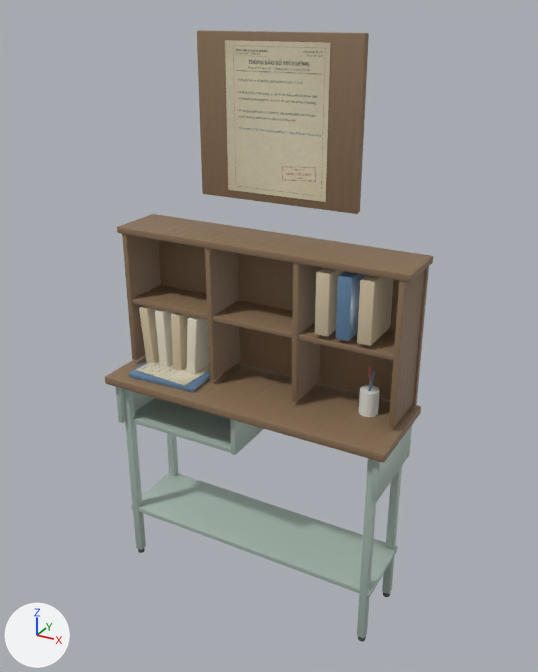
The FBX model Prototype/Assets/CTCC/Art/Meshes/CTCC_PROP_NursingFilingDesk.fbx as it was, and as the next commit left it.
Before and after are seen from a 50 mm lens placed at (1.27, -2.22, 2.24), pointed at (0.04, 0.02, 1.12). Every picture has the same lights, and +X, +Y and +Z are marked at lower left. The first picture is the older version. Objects named as collision shapes, trigger or cutter boxes, shadow casters or lower levels of detail are left out.

Names of what the first picture shows: 'CTCC_PROP_NursingFilingDesk_LOD0'.
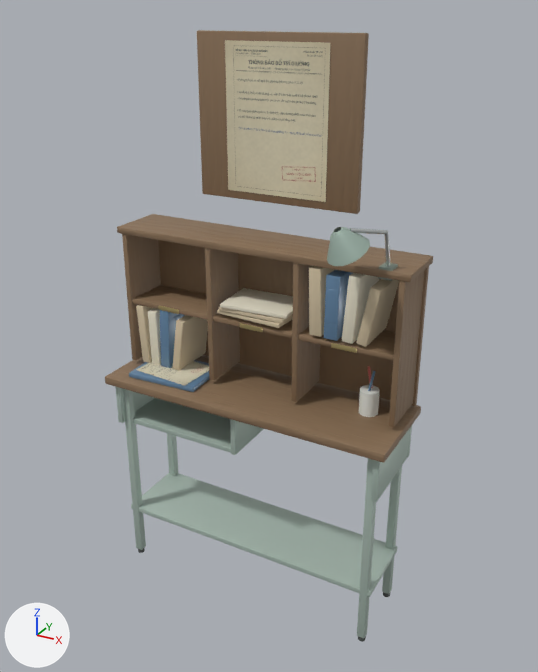
Where the change shows, as pixel boxes (x1, y1, x2, y2) in the pictures (538 x 672 px; the box of a moved part takes in the faces that stretch with it):
part 1 of me_cone, added
    after: (331, 343, 357, 353)
part 2 of me_cone, added
    after: (217, 309, 292, 328)
part 3 of me_cone, added
    after: (219, 306, 293, 324)
part 4 of me_cone, added
    after: (220, 288, 293, 319)
part 5 of me_cone, added (beige)
    after: (309, 266, 334, 337)
part 6 of me_cone, added (pale yellow)
    after: (342, 273, 379, 344)
part 7 of me_cone, added
    after: (378, 262, 398, 281)
part 8 of me_cone, added
    after: (327, 227, 370, 266)
part 9 of me_cone, added
    after: (350, 228, 391, 266)
part 10 of me_cone, moved or reshaped
    before: (155, 268, 394, 371)
    after: (148, 270, 399, 371)
part 11 of me_cone, surface changed
    both: (134, 240, 405, 387)
part 12 of me_cone, recoloured
    before: (139, 306, 159, 364)
    after: (158, 305, 179, 314)
part 13 of me_cone, recoloured
    before: (186, 316, 209, 374)
    after: (136, 305, 153, 363)
part 14 of me_cone, recoloured
    before: (156, 309, 168, 367)
    after: (241, 323, 262, 328)

Patch to the scene script:
```diff
--- a/Prototype/Assets/CTCC/Art/Meshes/CTCC_PROP_NursingFilingDesk.fbx.py
+++ b/Prototype/Assets/CTCC/Art/Meshes/CTCC_PROP_NursingFilingDesk.fbx.py
@@ mat_metalpaint @@
+mat_metalpaint = bpy.data.materials.new('MetalPaint')
+# colours: grey #a2b6ac
+# uses the picture img_paintedmetalb_normal_png
@@ mat_metalold @@
+mat_metalold = bpy.data.materials.new('MetalOld')
+# colours: grey #86958b
+# uses the picture img_paintedmetalr_normal_png
@@ mat_steel @@
+mat_steel = bpy.data.materials.new('Steel')
+# colours: light grey #d7dbda
+# uses the picture img_steel_normal_png
@@ mat_brass @@
+mat_brass = bpy.data.materials.new('Brass')
+# colours: beige #d1bf86
+# uses the picture img_steel_normal_png
@@ me_cone @@
-me_cone.from_pydata(...)  # 1692 vertices, 1690 faces; spans x -0.6..0.6, y -0.2..0.18, z 0.0..2.17
+me_cone.from_pydata(...)  # 2270 vertices, 2238 faces; spans x -0.6..0.6, y -0.22..0.18, z 0.0..2.17
+# me_cone part 1: the loose piece of 56 vertices spanning x -0.57..0.57, y -0.04..0.17, z 1.16..1.18 is copied, and the copy is scaled about its middle by (0.0816, 0.018, 0.943), then moved by (0.37, -0.11, 0.0), in mat_brass; it spans x 0.32..0.42, y -0.05..-0.04, z 1.16..1.18
+# me_cone part 2: the loose piece of 56 vertices spanning x -0.57..0.57, y -0.04..0.17, z 1.16..1.18 is copied, and the copy is multiplied about its middle by the matrix ((0.235, 0.054, 0.0), (-0.014, 0.907, 0.0), (0.0, 0.0, 0.706)), then moved by (-0.01, -0.02, 0.03), in mat_kraftpaper; it spans x -0.15..0.13, y -0.06..0.15, z 1.2..1.21
+# me_cone part 3: the loose piece of 56 vertices spanning x -0.57..0.57, y -0.04..0.17, z 1.16..1.18 is copied, and the copy is scaled about its middle by (0.236, 0.909, 0.706), then moved by (0.0, -0.02, 0.05), in mat_kraftpaper; it spans x -0.14..0.13, y -0.05..0.14, z 1.21..1.23
+# me_cone part 4: the loose piece of 56 vertices spanning x -0.57..0.57, y -0.04..0.17, z 1.16..1.18 is copied, and the copy is multiplied about its middle by the matrix ((0.235, -0.054, 0.0), (0.014, 0.907, 0.0), (0.0, 0.0, 0.706)), then moved by (0.0, -0.02, 0.07), in mat_paper (pale yellow #e5dec8); it spans x -0.14..0.14, y -0.06..0.15, z 1.23..1.24
+# me_cone part 5: the loose piece of 56 vertices spanning x 0.25..0.31, y -0.04..0.15, z 1.19..1.42 is copied, and the copy is scaled about its middle by (0.873, 1.03, 1.08), then moved by (-0.02, 0.0, 0.01); it spans x 0.23..0.28, y -0.05..0.15, z 1.19..1.44
+# me_cone part 6: the loose piece of 56 vertices spanning x 0.33..0.39, y -0.05..0.15, z 1.19..1.42 is copied, and the copy is scaled about its middle by (0.788, 1.03, 1.05), then moved by (0.03, 0.0, 0.0), in mat_paper (pale yellow #e5dec8); it spans x 0.36..0.42, y -0.05..0.15, z 1.19..1.43
+# me_cone part 7: the loose piece of 56 vertices spanning x 0.41..0.47, y -0.04..0.15, z 1.19..1.42 is copied, and the copy is scaled about its middle by (0.916, 0.278, 0.166), then moved by (0.06, -0.07, 0.15), in mat_metalold; it spans x 0.48..0.52, y -0.05..0.01, z 1.44..1.48
+# me_cone part 8: a new loose piece of 100 vertices spanning x 0.34..0.48, y -0.22..-0.09, z 1.51..1.63, in mat_metalpaint
+# me_cone part 9: a new loose piece of 30 vertices spanning x 0.41..0.51, y -0.16..-0.01, z 1.48..1.63, in mat_steel
+# me_cone part 10: 203 vertices moved from x -0.52..0.42, y -0.05..0.15, z 0.91..1.42 to x -0.53..0.45, y -0.05..0.15, z 0.91..1.42; 168 vertices removed from x -0.37..0.47, y -0.05..0.15, z 0.91..1.42; 224 vertices added at x -0.47..0.49, y -0.05..0.15, z 0.91..1.42
+# me_cone part 11: 311 kept faces spanning x -0.6..0.6, y -0.2..0.18, z 0.86..1.47 get new texture (UV) coordinates
+# me_cone part 12: 54 faces spanning x -0.42..-0.32, y -0.05, z 1.16..1.18 switch from mat_kraftpaper to mat_brass
+# me_cone part 13: 54 faces spanning x -0.53..-0.48, y -0.05..0.15, z 0.91..1.16 switch from mat_paper (pale yellow #e5dec8) to mat_kraftpaper
+# me_cone part 14: 35 faces spanning x -0.05..0.05, y -0.05..-0.04, z 1.16..1.18 switch from mat_paper (pale yellow #e5dec8) to mat_brass
 me_cone.materials.append(mat_rubber)
@@ me_cone @@
 me_cone.materials.append(mat_doc_wardoverflow)
+me_cone.materials.append(mat_metalold)
+me_cone.materials.append(mat_steel)
+me_cone.materials.append(mat_metalpaint)
```
